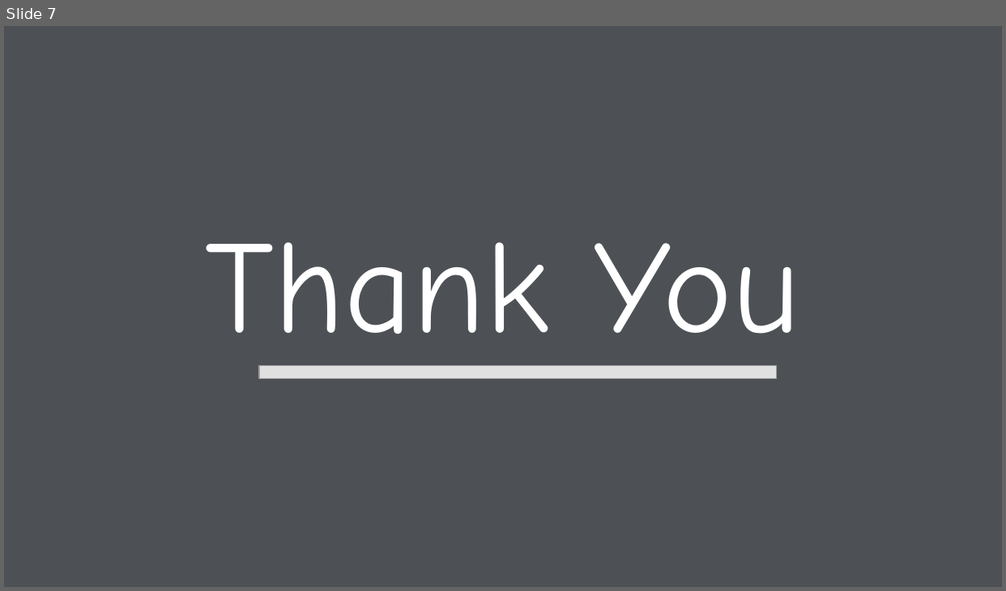
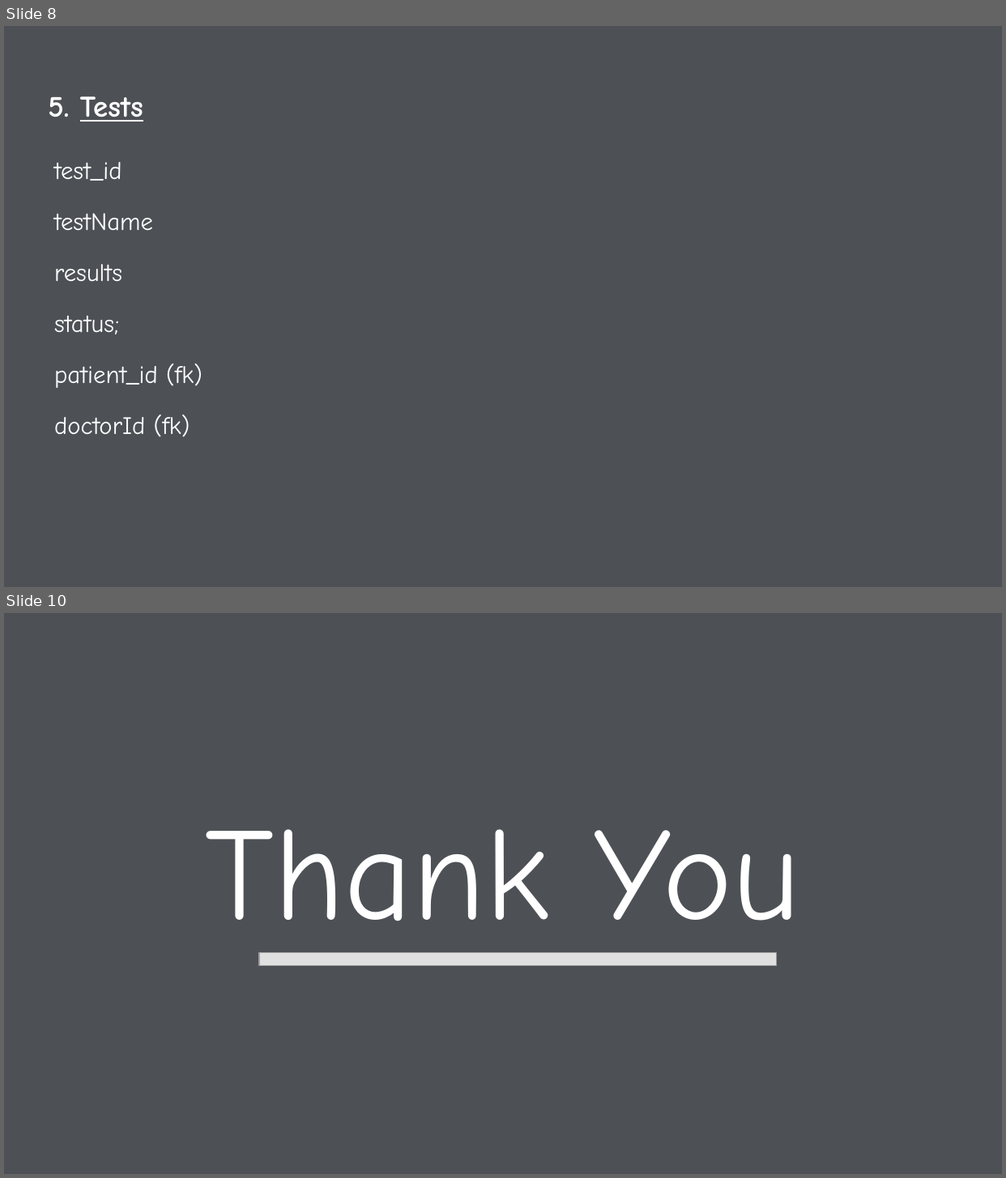
Before and after one commit to supriya-ambarkar/Hospital_Management_System_Project, a slide deck: PPT Hospital Management System.pptx. Shown one above the other, each under a label of ours: slide 7 before the commit, slides 8 and 10 after it; the slides between them are not shown. The pictures are 1006x591 and 1006x1178 pixels, drawn with LibreOffice and Linux fonts; fonts in the diff are those of the drawing. Boxes give left, top, right and bottom in pixels: in the first picture for what was removed or moved away, otherwise in the second. Text is boxed around its words. In the diff, an @@ line names an element or a change of style, - is before the commit and + after.

```diff
--- a/PPT Hospital Management System.pptx
+++ b/PPT Hospital Management System.pptx
@@ slide 8 added at (4, 26, 1002, 587), background #4D5156 @@
@@ title added at (48, 96, 143, 122), 21.6 pt, text #FFFFFF, bold, underline @@
+5. Tests
@@ text added at (54, 162, 202, 437), 18 pt, text #FFFFFF @@
+test_id
+testName
+results
+status;
+patient_id (fk)
+doctorId (fk)
@@ what was slide 7 is now slide 10 @@
```
Also in this commit, not shown: 5 slides changed, 2 other slides added, 3 other files.
